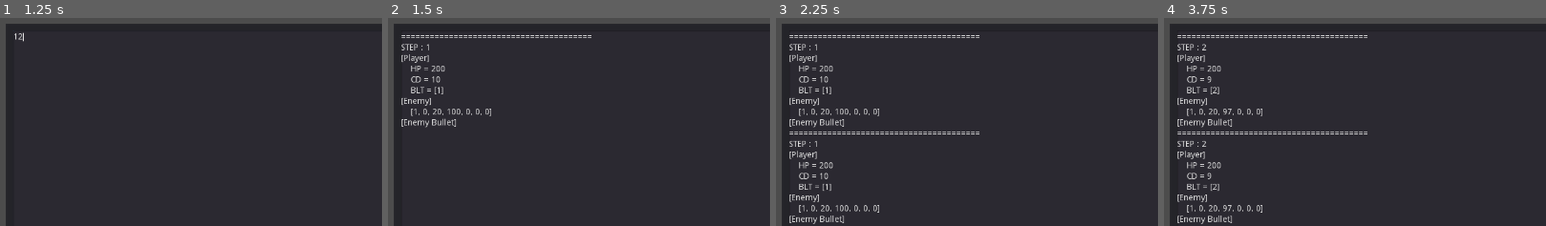
Above: before the commit, frames 1-4 (left to right).
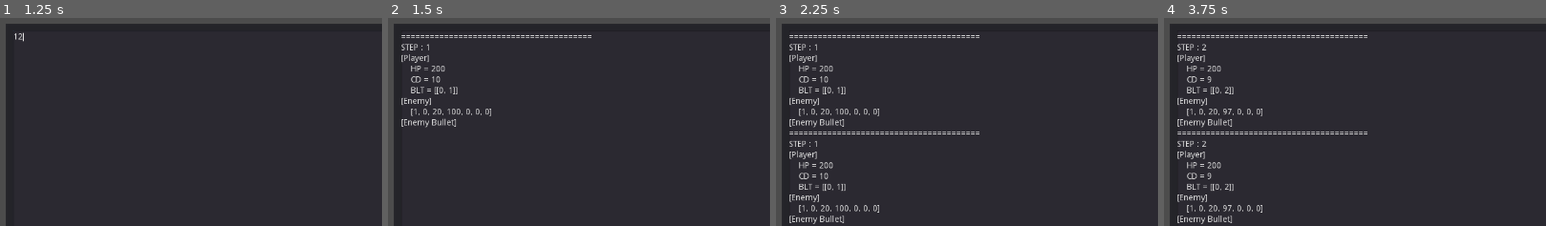
Above: after the commit, the same moments.

Repository: rockgong1987/RockCigaJam2020
Game: Godot game, scene res://Scenes/Test/TestBattleCore.tscn
The game is run twice, just before and just after one commit, with the same random seed, the same clock (stepped at 60 frames per second) and the same inputs. The project has no main scene, so this scene is started directly.
Inputs (mouse positions are % of the whole screen's width and height, from its top left):
- Up to frame 1 (1.25 s): click (34, 41) at 0.52 s; type "12" at 0.6 s
- Up to frame 2 (1.5 s): click "Step" at 1.25 s
- Up to frame 3 (2.25 s): click "Print State" at 2 s
- Up to frame 4 (3.75 s): click "Step" at 2.75 s; click "Print State" at 3.5 s
The pictures show only the part of the screen within x 0-50%, y 0-50%; the shares and areas given below are measured in that part.

Frame 1 is identical in both runs. In frame 2, 0.1% of the frame differs, in the area x 12-19%, y 33-37%; in frame 3, 0.2%, in the area x 12-19%, y 33-84%; in frame 4, 0.2%.

Commit message:
refactor bullect

Diff:
--- a/AntsAndMyRifle/Scenes/Battle/BattleCore.gd
+++ b/AntsAndMyRifle/Scenes/Battle/BattleCore.gd
@@ -20,6 +20,7 @@
 # get_enemy_move_speed(type_id)
 # get_main_spawn_enemy(step_cnt)
 # player_use_boom()
+# player_bullet_spawned(inst_id)
 # enemy_spawned(inst_id)
 # enemy_bullet_spawned(inst_id)
 # enemy_damaged(inst_id, dmg)
@@ -36,9 +37,11 @@
 var m_main_step_counter = 0
 var m_enemy_id_counter = 0
 var m_enemy_bullet_id_counter = 0
+var m_player_bullet_id_counter = 0
 var m_player_hp = 0
 var m_player_cd = 0
 var m_player_bullets_pos = []
+# [inst_id, pos]
 var m_enemy_bullets_pos = []
 # [inst_id, owner_id, pos]
 var m_boom_process = 0
@@ -85,13 +88,15 @@
 			damage_enemy(enemy[0], m_context.get_player_boom_damage())
 
 func do_shot():
-	m_player_bullets_pos.append(0)
+	m_player_bullets_pos.append([m_player_bullet_id_counter, 0])
+	m_context.player_bullet_spawned(m_player_bullet_id_counter)
+	m_player_bullet_id_counter += 1
 	pass
 
 func process_bullet(index):
 	if index < 0 or index >= len(m_player_bullets_pos):
 		return false;
-	var old_pos = m_player_bullets_pos[index]
+	var old_pos = m_player_bullets_pos[index][1]
 	var new_pos = old_pos + bullet_speed
 	var enemy_list = []
 	for e in m_enemy_states:
@@ -107,13 +112,10 @@
 	if hit_enemy != null:
 		damage_enemy(hit_enemy[0], m_context.get_player_atk())
 		return true
-	m_player_bullets_pos[index] = new_pos
+	m_player_bullets_pos[index][1] = new_pos
 	return false
 
 func process_bullets():
-	if m_player_cd == 0:
-		m_player_cd = m_context.get_player_max_cd()
-		m_player_bullets_pos.append(0)
 	var index = 0
 	while (index < len(m_player_bullets_pos)):
 		if (process_bullet(index)):
@@ -200,9 +202,9 @@
 			do_boom()
 	if m_player_cd > 0:
 		m_player_cd -= 1
-		if m_player_cd == 0:
-			m_player_cd = m_context.get_player_max_cd()
-			do_shot()
+	if m_player_cd == 0:
+		m_player_cd = m_context.get_player_max_cd()
+		do_shot()
 	process_bullets()
 	process_enemy_bullets()
 	m_main_step_counter += 1
--- a/AntsAndMyRifle/Scenes/Test/TestBattleCore.gd
+++ b/AntsAndMyRifle/Scenes/Test/TestBattleCore.gd
@@ -148,6 +148,9 @@
 func player_use_boom():
 	m_boom_cnt -= 1
 	pass
+func player_bullet_spawned(inst_id):
+	print("player bullect : ", inst_id)
+	pass
 func enemy_spawned(inst_id):
 	print("enemy spawned : ", inst_id)
 func enemy_bullet_spawned(inst_id):
